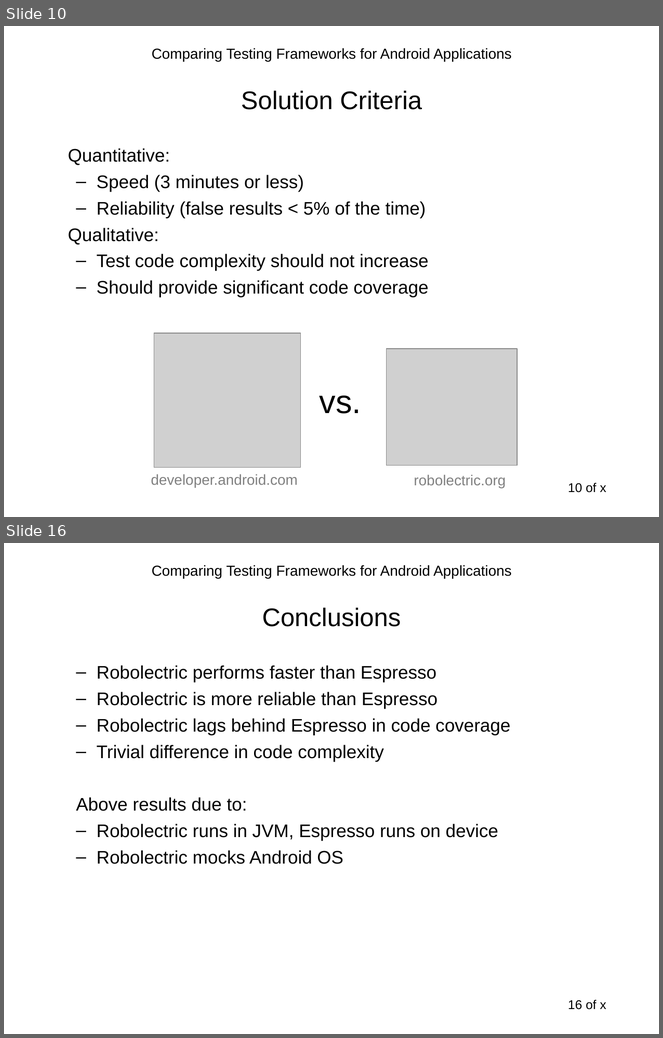
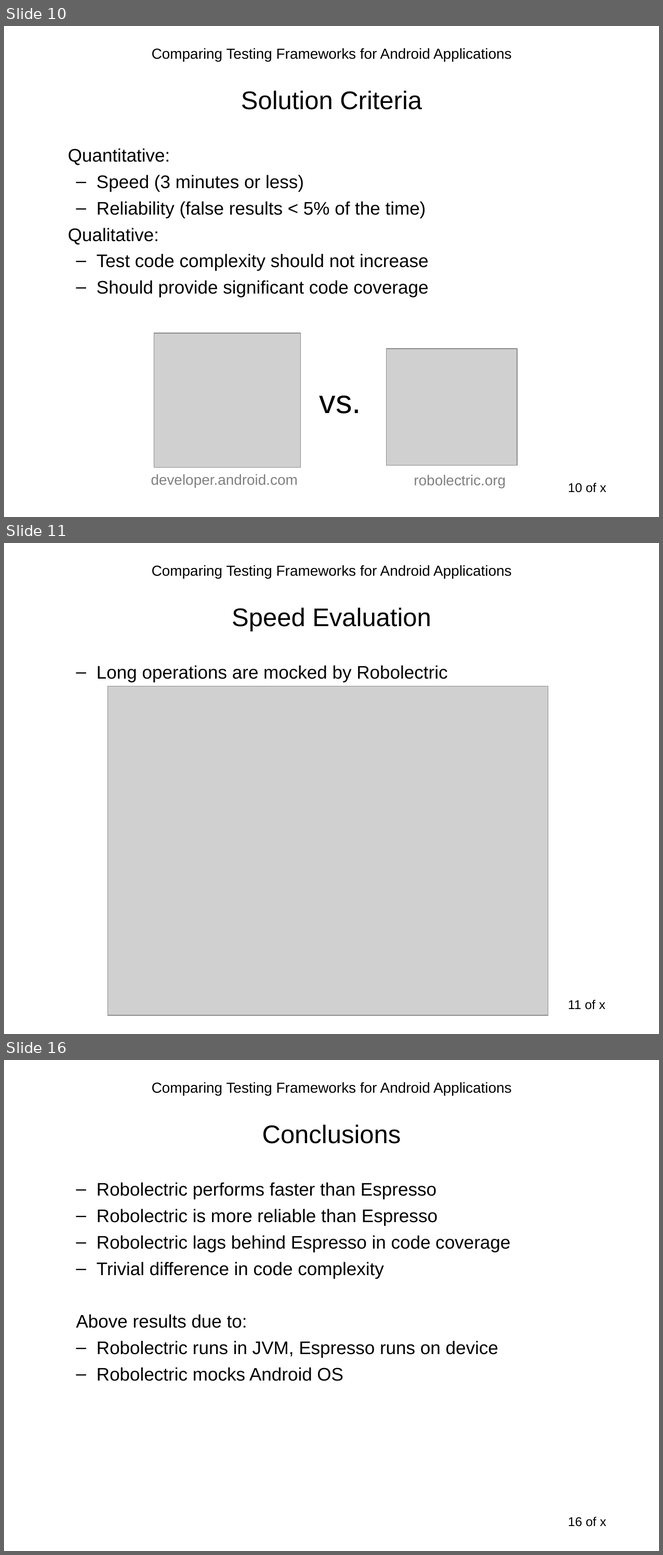
Before and after one commit to sahiljain/tpm, a slide deck: s44jain_tpm.ppt. Shown one above the other, each under a label of ours: slides 10 and 16 before the commit, slides 10, 11 and 16 after it; the slides between them are not shown. The pictures are 663x1038 and 663x1555 pixels, drawn with LibreOffice and Linux fonts; fonts in the diff are those of the drawing; grey boxes stand for pictures. Boxes give left, top, right and bottom in pixels: in the first picture for what was removed or moved away, otherwise in the second. Text is boxed around its words. In the diff, an @@ line names an element or a change of style, - is before the commit and + after.

```diff
--- a/s44jain_tpm.ppt
+++ b/s44jain_tpm.ppt
@@ slide 11 added at [4,543,659,1034], background #FFFFFF; not listed: 2 template elements that a slide beside it also shows @@
@@ title added at [232,607,431,631], 28 pt, text #000000 @@
+Speed Evaluation
@@ text added at [97,665,448,682], 20 pt, text #000000 @@
+  – Long operations are mocked by Robolectric
@@ picture added at [107,687,548,1016] @@
```
Also in this commit, not shown: 1 slide changed, 3 other slides added, 4 slides removed.
